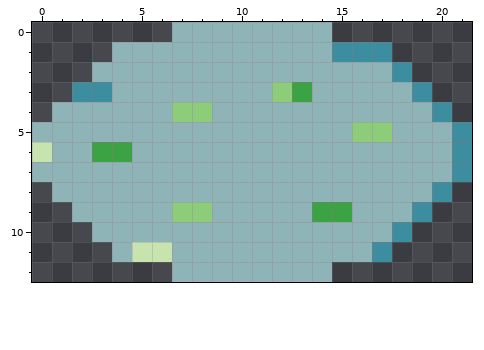
File history of a pixel-art file, assets/atlas/pond.aseprite. That is the earlier state.
32x16 pixels, 1 frame. The old version is drawn lined up with the new one, on the new canvas.
Now the later version:
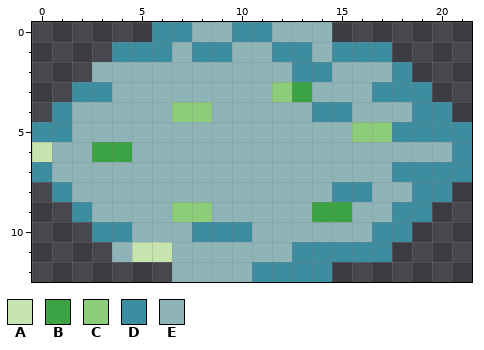
Palette (. is transparent): A #c7e4af  B #3ca345  C #8dcd7a  D #3d8da1  E #8fb4b8
Author's note on the commit: [Grass][Pond] resize grass
Edits made:
canvas 32x16 -> 22x13, the old top-left corner now at -5,-2 (the part of the old canvas that was cut away was empty and is not shown)
Changed rows in their new state; - is an unchanged pixel.
first column x 0:
 0 ------DD--DD---------
 1 ----DDD-DD--DD-------
 2 -------------DD------
 3 -----------------DD--
 4 -D------------DD---D-
 5 DD----------------DDD
 7 D-----------------DDD
 8 -D-------------DD--D-
 9 --D---------------D--
10 ---DD---DDD------D---
11 -------------DDDD----
12 -----------DDDD------
Changed places in both pictures, as pixel boxes (x1, y1, x2, y2):
changed: (32, 22, 452, 282)
